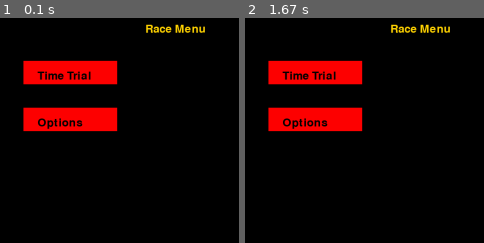
Above: before the commit, frames 1-2 (left to right).
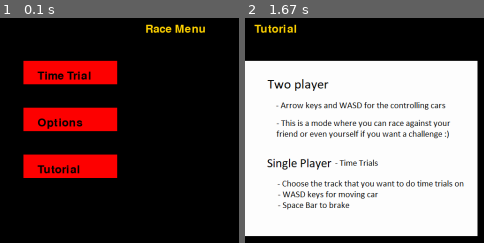
Above: after the commit, the same moments.

Repository: Vishvak365/Karting-Pros
Game: pygame game, started from main.py
Same seed, same stepped clock (60 frames per second), same inputs: the game is played once before the commit and once after it.
Inputs (mouse positions are in pixels of both pictures, inside the frame that each line leads up to):
- Up to frame 1 (0.1 s): no input
- Up to frame 2 (1.67 s): click (314, 166) at 0.38 s, where only the run after the commit has a clickable "Tutorial"; tap Enter at 0.83 s

The runs differ from the first frame. In frame 1, 4.2% of the frame differs, in the area x 9-50%, y 60-72%; in frame 2, 77%, in the area x 0-98%, y 2-97%.

Commit message:
Added tutorial section

Diff:
--- a/mainmenu.py
+++ b/mainmenu.py
@@ -1,7 +1,8 @@
 # This is a sample Python script.
-import pygame, sys
+import pygame
+import sys
 from pygame import *
-#pygame.init()
+# pygame.init()
 pygame.font.init()
 #size = (700, 500)
 #pygame.display.set_caption("My Game")
@@ -10,22 +11,26 @@
 track = pygame.image.load('images/track.png')
 track = transform.scale(track, (100, 100))
 # Define some colors
-BLACK = ( 0, 0, 0)
-WHITE = ( 255, 255, 255)
-GREEN = ( 0, 255, 0)
-RED = ( 255, 0, 0)
+BLACK = (0, 0, 0)
+WHITE = (255, 255, 255)
+GREEN = (0, 255, 0)
+RED = (255, 0, 0)
 YELLOW = (255, 211, 0)
 # The loop will carry on until the user exit the game (e.g. clicks the close button).
 
 
 # The clock will be used to control how fast the screen updates
 clock = pygame.time.Clock()
+
+
 def text(text, font, color, surface, x, y):
     textobj = title.render(text, 1, color)
     textrec = textobj.get_rect()
     textrec.topleft = (x, y)
     surface.blit(textobj, textrec)
 # -------- Main Program Loop -----------
+
+
 def main_menu(screen):
     carryOn = True
     while carryOn:
@@ -34,8 +39,10 @@
         mx, my = pygame.mouse.get_pos()
         button1col = RED
         button2col = RED
+        button3col = RED
         button1 = pygame.Rect(50, 100, 200, 50)
         button2 = pygame.Rect(50, 200, 200, 50)
+        button3 = pygame.Rect(50, 300, 200, 50)
 
         if button1.collidepoint((mx, my)):
             button1col = YELLOW
@@ -46,12 +53,20 @@
             button2col = YELLOW
             if click:
                 options(screen)
+
+        if button3.collidepoint((mx, my)):
+            button3col = YELLOW
+            if click:
+                tutorial(screen)
+
         screen.fill(BLACK)
         text('Race Menu', title, YELLOW, screen, 310, 20)
         pygame.draw.rect(screen, button1col, button1)
         pygame.draw.rect(screen, button2col, button2)
+        pygame.draw.rect(screen, button3col, button3)
         text('Time Trial', font, BLACK, screen, 80, 120)
         text('Options', font, BLACK, screen, 80, 220)
+        text('Tutorial', font, BLACK, screen, 80, 320)
         click = False
         for event in pygame.event.get():  # User did something
             if event.type == pygame.QUIT:  # If user clicked close
@@ -66,6 +81,8 @@
         pygame.display.update()
         clock.tick(60)
     # once main loop exits
+
+
 def pick_track(screen):
     click = False
     in_opts = True
@@ -83,7 +100,7 @@
                 if event.button == 1:
                     click = True
 
-        trackCollide = pygame.Rect(40, 70, 120, 120);
+        trackCollide = pygame.Rect(40, 70, 120, 120)
         track_select_col = BLACK
         if trackCollide.collidepoint((mx, my)):
             track_select_col = YELLOW
@@ -96,6 +113,7 @@
         pygame.display.update()
         clock.tick(60)
     return False
+
 
 def options(screen):
     in_opts = True
@@ -112,3 +130,22 @@
         pygame.display.update()
 
         clock.tick(60)
+
+
+def tutorial(screen):
+    in_opts = True
+    screen.fill(BLACK)
+    text('Tutorial', title, YELLOW, screen, 20, 20)
+    image = pygame.image.load('images/tutorial.png')
+    screen.blit(image,(0,100))
+    while in_opts:
+        for event in pygame.event.get():  # User did something
+            if event.type == pygame.QUIT:  # If user clicked close
+                pygame.quit()  # Flag that we are done so we exit this loop
+            if event.type == pygame.KEYDOWN:
+                if event.key == pygame.K_ESCAPE:
+                    in_opts = False
+
+        pygame.display.update()
+
+        clock.tick(60)
Binary file added: images/tutorial.png
